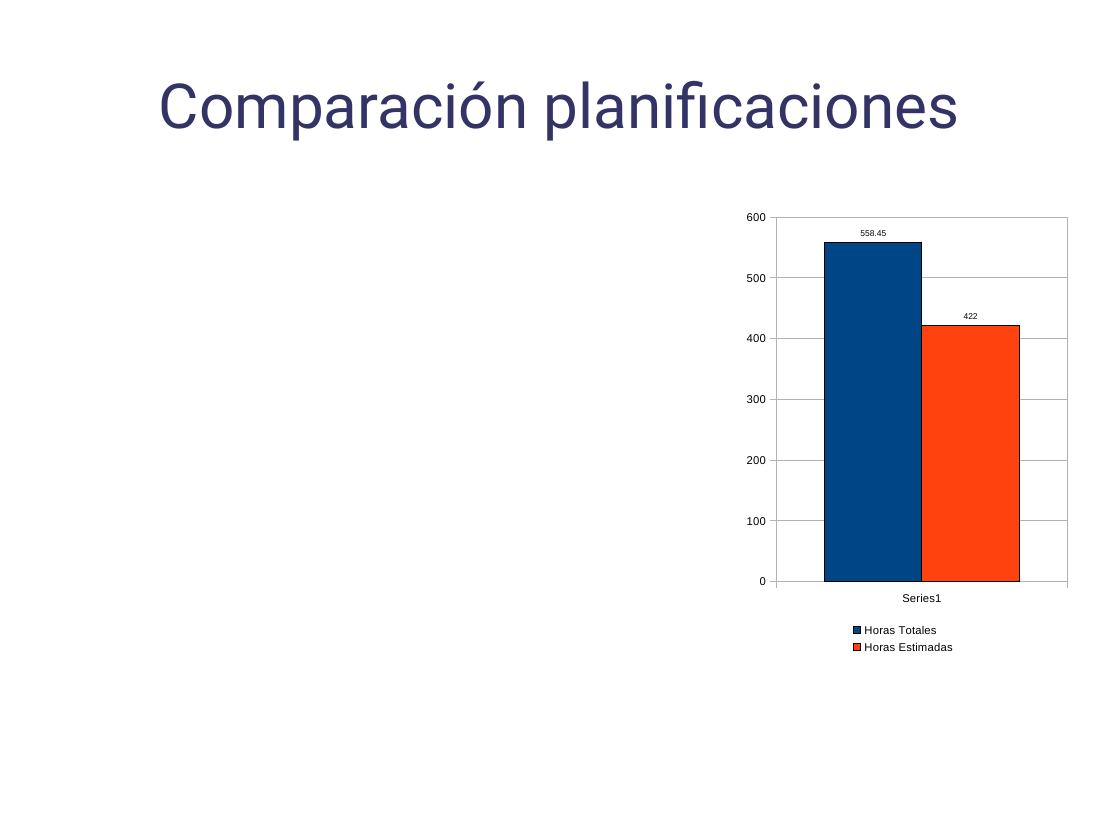
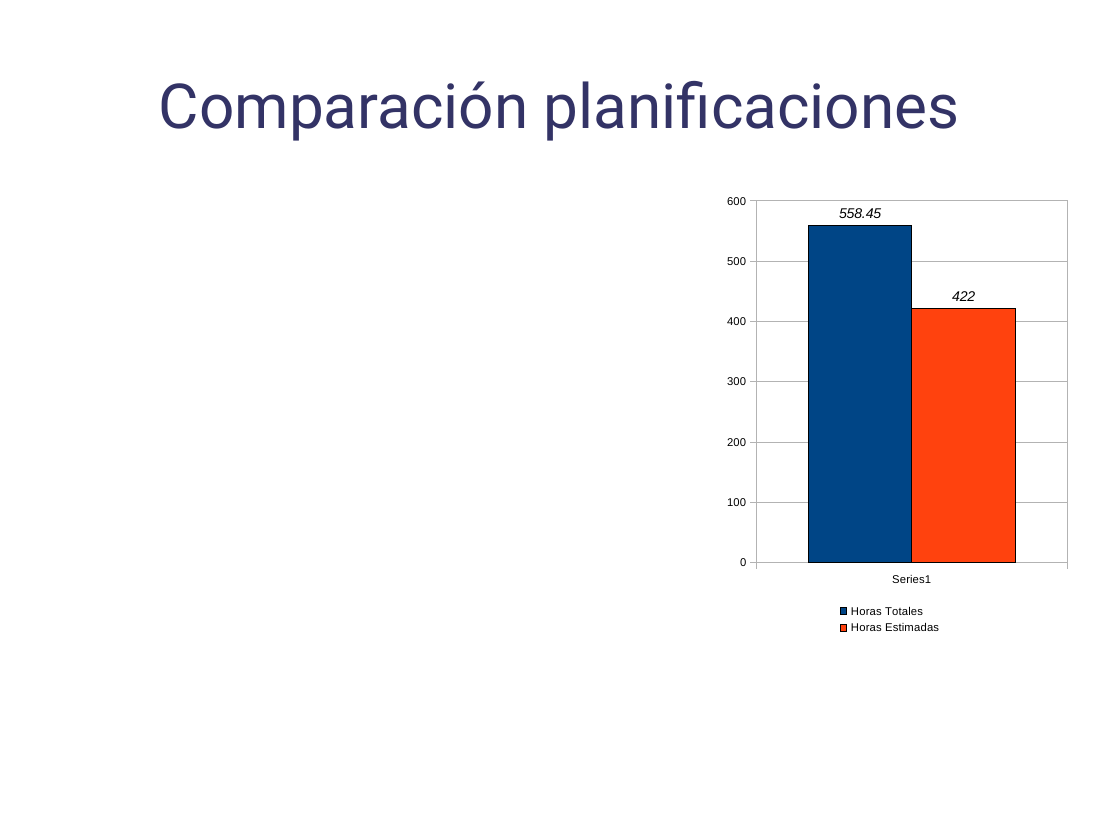
Before and after one commit to danoco78/touchteam, a slide deck: slide 2 of 3_iteracion/Planificacion/Presentacion Final.odp. Drawn at 1120x840 pixels with LibreOffice and Linux fonts; fonts in the diff are those of the drawing; background and template pictures are left out. Boxes give left, top, right and bottom in pixels: in the first picture for what was removed or moved away, otherwise in the second. Text is boxed around its words. In the diff, an @@ line names an element or a change of style, - is before the commit and + after.

```diff
--- a/3_iteracion/Planificacion/Presentacion Final.odp
+++ b/3_iteracion/Planificacion/Presentacion Final.odp
@@ column chart at box(721, 184, 1080, 721) @@
@@ data labels of Horas Totales changed @@
@@ data labels of Horas Estimadas changed @@
@@ column chart: place and size @@
-column chart at box(740, 200, 1080, 740)
+column chart at box(721, 184, 1080, 721)
```
Also in this commit, not shown: 1 other slide changed, 1 other file.
